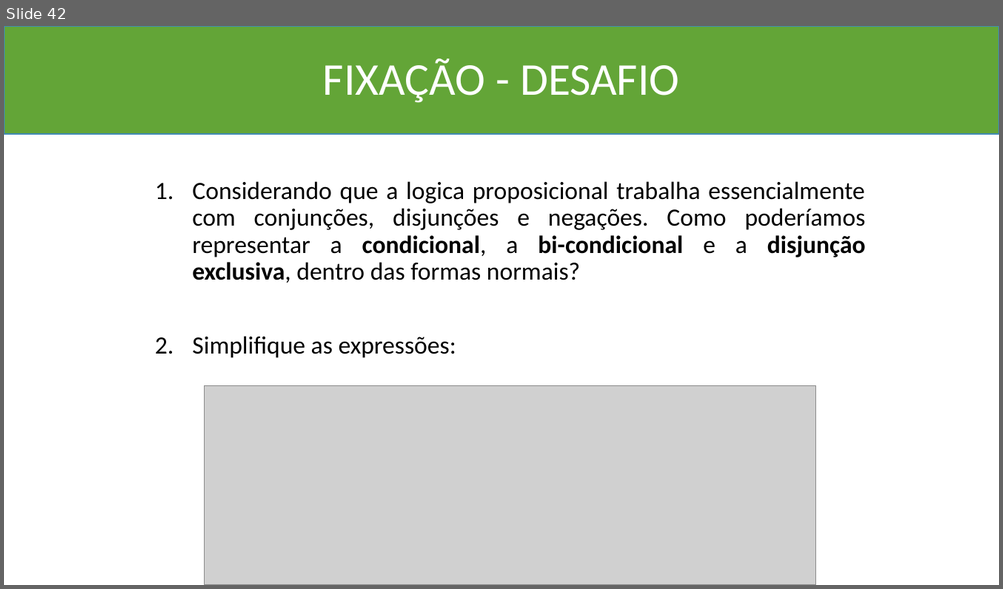
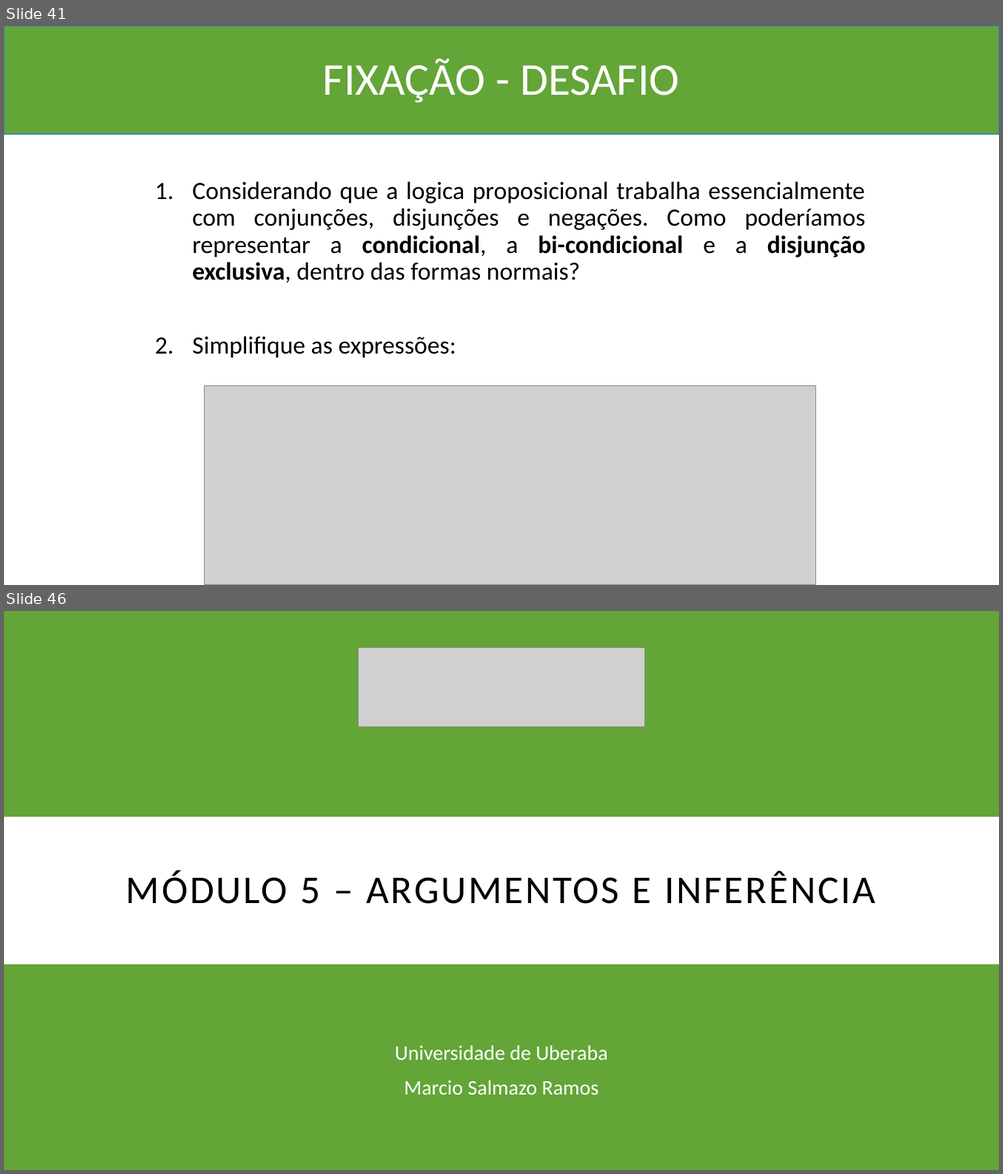
Before and after one commit to Marcio-Salmazo/Aulas, a slide deck: UNIUBE-MD/Teoria_MD.pptx. Shown one above the other, each under a label of ours: slide 42 before the commit, slides 41 and 46 after it; the slides between them are not shown. The pictures are 1003x589 and 1003x1174 pixels, drawn with LibreOffice and Linux fonts; fonts in the diff are those of the drawing; grey boxes stand for pictures. Boxes give left, top, right and bottom in pixels: in the first picture for what was removed or moved away, otherwise in the second. Text is boxed around its words. In the diff, an @@ line names an element or a change of style, - is before the commit and + after.

```diff
--- a/UNIUBE-MD/Teoria_MD.pptx
+++ b/UNIUBE-MD/Teoria_MD.pptx
@@ slide 46 added at (x1=4, y1=611, x2=999, y2=1170), background #63A537 @@
@@ picture added at (x1=358, y1=647, x2=645, y2=726) @@
@@ title added at (x1=4, y1=817, x2=999, y2=965), fill #FFFFFF, 38 pt, text #000000 @@
+MÓDULO 5 – ARGUMENTOS E INFERÊNCIA
@@ subtitle added at (x1=395, y1=1045, x2=607, y2=1095), 20 pt, text #FFFFFF @@
+Universidade de Uberaba
+Marcio Salmazo Ramos
@@ what was slide 42 is now slide 41 @@
```
Also in this commit, not shown: 2 slides changed, 6 other slides added, 3 other files.
